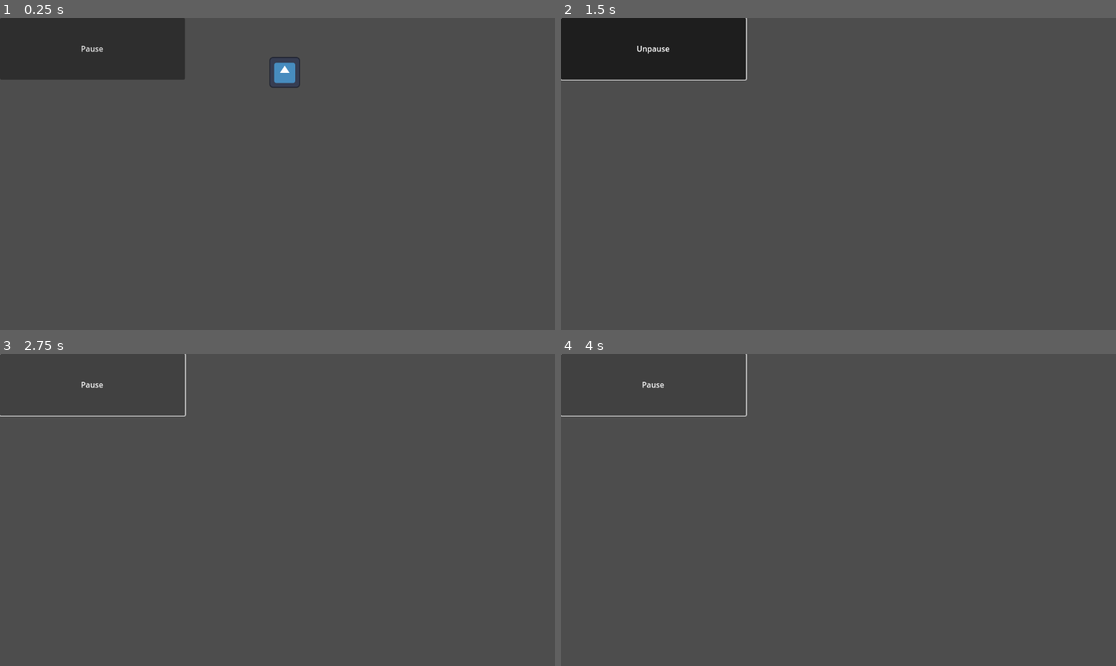
Above: before the commit, frames 1-4 (two rows, left to right).
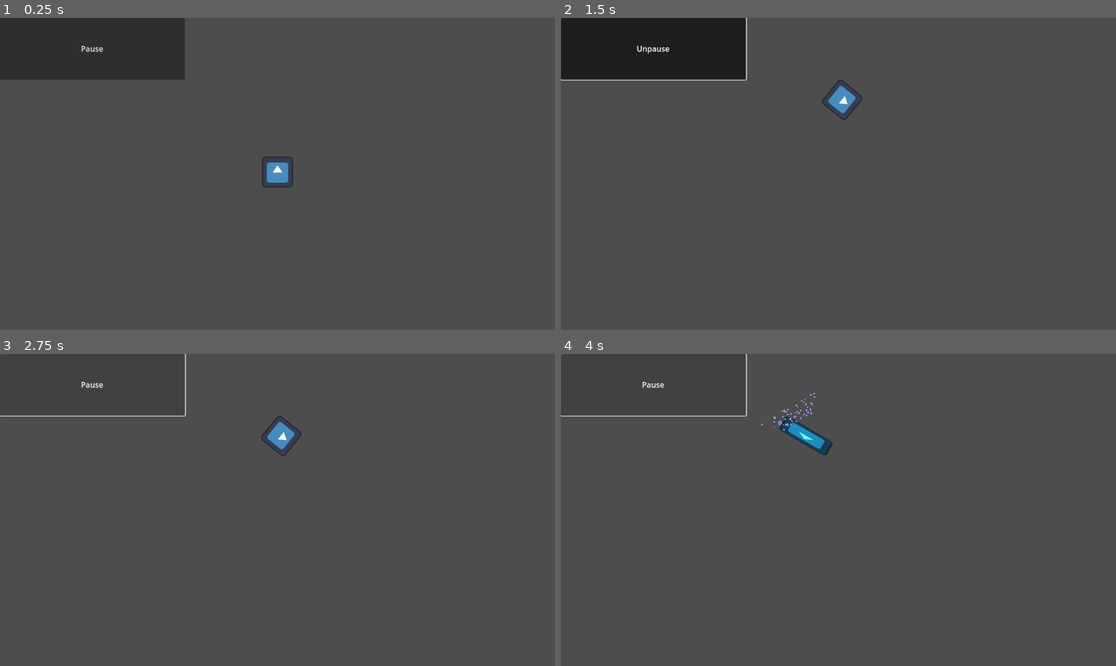
Above: after the commit, the same moments.

Repository: hotcat190/learning-godot
Game: Godot game, scene res://root.tscn
Two runs of this game, one before a commit and one after it. Both use one fixed random seed, a clock stepped at 60 frames per second and the inputs below. The engine's default icon, where the game draws it, is replaced by a stand-in: a white triangle on a blue panel in a dark square.
Inputs:
- Up to frame 1 (0.25 s): no input
- Up to frame 2 (1.5 s): tap Enter at 0.5 s; hold D (move_right) 0.53-1.25 s; hold Shift (dash) 0.53-1.25 s; click "Pause" at 1.25 s
- Up to frame 3 (2.75 s): click "Unpause" at 2 s
- Up to frame 4 (4 s): hold S (move_down) 2.78-3.53 s; tap Shift (dash) at 2.85 s; hold D (move_right) from 3.53 s (still down); hold Shift (dash) from 3.53 s (still down)

The runs differ from the first frame. In frame 1, 0.7% of the frame differs, in the area x 47-55%, y 12-55%; in frame 2, 0.3%; in frame 3, 0.3%; in frame 4, 0.6%.

Commit message:
update collision and refactor animation

Diff:
--- /dev/null
+++ b/Dash.gd
@@ -0,0 +1,13 @@
+extends Node2D
+
+func _on_player_dash():
+	#Play animations
+	$AnimationPlayer.play("new_animation")
+	$explosion.play("explosion_fade_out")
+	$explodinghead.emitting = true
+
+	#Play sound
+	$AudioStreamPlayer.playing = true
+
+	#Start cooldown timer
+	$DashCooldownTimer.start(-1)
--- a/Player.gd
+++ b/Player.gd
@@ -1,20 +1,20 @@
-extends Area2D
+extends CharacterBody2D
 
-const angular_speed = PI
+signal dash
 
-@export var speed = 400
+const ANGULAR_SPEED = PI
+const DASH_MULTIPLIER: int = 25
+
+@export var speed = 6
 
 @onready
-var dash_cooldown:Timer = get_node("DashCooldownTimer")
+var dash_cooldown:Timer = get_node("Dash/DashCooldownTimer")
 
 func _ready():
 	dash_cooldown.timeout.connect(_on_timer_timeout)
 
 func _on_timer_timeout():
 	dash_cooldown.stop()
-
-func _on_button_pressed():
-	set_process(not is_processing())
 
 func _process(delta):
 	var direction = 0
@@ -23,26 +23,24 @@
 	if Input.is_action_pressed("move_right"):
 		direction = 1
 
-	rotation += angular_speed * direction * delta
+	rotation += ANGULAR_SPEED * direction * delta
 
-	var velocity = Vector2.ZERO
+	var distance = Vector2.ZERO
 	if Input.is_action_pressed("move_up"):
-		velocity = Vector2.UP.rotated(rotation) * speed
+		distance = Vector2.UP.rotated(rotation) * speed
 
 	if Input.is_action_pressed("move_down"):
-		velocity = - Vector2.UP.rotated(rotation) * speed
+		distance = - Vector2.UP.rotated(rotation) * speed
 
 	if Input.is_action_pressed("dash"):
 		if (dash_cooldown.is_stopped()):
-			$explodinghead.emitting = true
-			$AudioStreamPlayer.playing = true
-			$AnimationPlayer.play("new_animation")
-			$explosion.play("explosion_fade_out")
-			velocity = Vector2.UP.rotated(rotation) * speed * 40
+			distance = Vector2.UP.rotated(rotation) * speed * DASH_MULTIPLIER
 			if Input.is_action_pressed("move_down"):
-				velocity = - velocity
-			dash_cooldown.start(-1)
-	position += velocity * delta
+				distance = - distance
+			dash.emit()
+
+	move_and_collide(distance)
+
 
 func _on_pause_button_toggled(toggled_on):
 	set_process(not is_processing())
--- a/root.tscn
+++ b/root.tscn
@@ -1,12 +1,31 @@
-[gd_scene load_steps=15 format=3 uid="uid://c25v2hje7dvyv"]
+[gd_scene load_steps=19 format=3 uid="uid://c25v2hje7dvyv"]
 
 [ext_resource type="Script" path="res://Root.gd" id="1_v381l"]
 [ext_resource type="Script" path="res://Player.gd" id="2_s7pj8"]
 [ext_resource type="Texture2D" uid="uid://bg7iy5wb4x5ci" path="res://icon.svg" id="3_tlh6n"]
+[ext_resource type="Script" path="res://Dash.gd" id="4_2wvdp"]
 [ext_resource type="AudioStream" uid="uid://cgxw2px4d47c0" path="res://fart-with-reverb.mp3" id="4_3eh7k"]
+
+[sub_resource type="SegmentShape2D" id="SegmentShape2D_1d8bh"]
+b = Vector2(1152, 0)
+
+[sub_resource type="SegmentShape2D" id="SegmentShape2D_bk68m"]
+a = Vector2(1152, 0)
+b = Vector2(1152, 648)
+
+[sub_resource type="SegmentShape2D" id="SegmentShape2D_oen1m"]
+a = Vector2(1152, 648)
+b = Vector2(0, 648)
+
+[sub_resource type="SegmentShape2D" id="SegmentShape2D_yewli"]
+b = Vector2(0, 648)
 
 [sub_resource type="RectangleShape2D" id="RectangleShape2D_6y2t0"]
 size = Vector2(126, 126)
+
+[sub_resource type="Curve" id="Curve_y0vf0"]
+_data = [Vector2(0, 1), 0.0, 0.0, 0, 0, Vector2(0.996894, 0.164505), 0.0, 0.0, 0, 0]
+point_count = 2
 
 [sub_resource type="Animation" id="Animation_sfoha"]
 tracks/0/type = "value"
@@ -24,7 +43,7 @@
 tracks/1/type = "value"
 tracks/1/imported = false
 tracks/1/enabled = true
-tracks/1/path = NodePath("../explodinghead:color")
+tracks/1/path = NodePath("../Dash/explodinghead:color")
 tracks/1/interp = 1
 tracks/1/loop_wrap = true
 tracks/1/keys = {
@@ -32,6 +51,23 @@
 "transitions": PackedFloat32Array(1),
 "update": 0,
 "values": [Color(0, 0, 1, 1)]
+}
+
+[sub_resource type="Animation" id="Animation_hmen1"]
+resource_name = "explosion_fade_out"
+length = 0.5
+loop_mode = 2
+tracks/0/type = "value"
+tracks/0/imported = false
+tracks/0/enabled = true
+tracks/0/path = NodePath("../Dash/explodinghead:color")
+tracks/0/interp = 1
+tracks/0/loop_wrap = true
+tracks/0/keys = {
+"times": PackedFloat32Array(0, 0.5),
+"transitions": PackedFloat32Array(1, 1),
+"update": 0,
+"values": [Color(0, 0, 1, 1), Color(1, 1, 1, 1)]
 }
 
 [sub_resource type="Animation" id="Animation_rgis0"]
@@ -62,23 +98,6 @@
 "values": [Color(1, 1, 1, 1), Color(0, 0, 1, 1), Color(0, 1, 1, 1), Color(1, 1, 1, 1)]
 }
 
-[sub_resource type="Animation" id="Animation_hmen1"]
-resource_name = "explosion_fade_out"
-length = 0.5
-loop_mode = 2
-tracks/0/type = "value"
-tracks/0/imported = false
-tracks/0/enabled = true
-tracks/0/path = NodePath("../explodinghead:color")
-tracks/0/interp = 1
-tracks/0/loop_wrap = true
-tracks/0/keys = {
-"times": PackedFloat32Array(0, 0.5),
-"transitions": PackedFloat32Array(1, 1),
-"update": 0,
-"values": [Color(0, 0, 1, 1), Color(1, 1, 1, 1)]
-}
-
 [sub_resource type="AnimationLibrary" id="AnimationLibrary_4cwrj"]
 _data = {
 "RESET": SubResource("Animation_sfoha"),
@@ -94,7 +113,7 @@
 tracks/0/type = "value"
 tracks/0/imported = false
 tracks/0/enabled = true
-tracks/0/path = NodePath("explodinghead:color")
+tracks/0/path = NodePath("Dash/explodinghead:color")
 tracks/0/interp = 1
 tracks/0/loop_wrap = true
 tracks/0/keys = {
@@ -108,13 +127,6 @@
 _data = {
 "explosion_fade_out": SubResource("Animation_dbroo")
 }
-
-[sub_resource type="Curve" id="Curve_y0vf0"]
-_data = [Vector2(0, 1), 0.0, 0.0, 0, 0, Vector2(0.996894, 0.164505), 0.0, 0.0, 0, 0]
-point_count = 2
-
-[sub_resource type="RectangleShape2D" id="RectangleShape2D_6cnto"]
-size = Vector2(1152, 648)
 
 [node name="Root" type="Node"]
 script = ExtResource("1_v381l")
@@ -125,8 +137,25 @@
 toggle_mode = true
 text = "Pause"
 
-[node name="Player" type="Area2D" parent="."]
-position = Vector2(591, 113)
+[node name="PlayField2" type="Node2D" parent="."]
+
+[node name="PlayField" type="StaticBody2D" parent="PlayField2"]
+
+[node name="Top" type="CollisionShape2D" parent="PlayField2/PlayField"]
+shape = SubResource("SegmentShape2D_1d8bh")
+
+[node name="Right" type="CollisionShape2D" parent="PlayField2/PlayField"]
+shape = SubResource("SegmentShape2D_bk68m")
+
+[node name="Bottom" type="CollisionShape2D" parent="PlayField2/PlayField"]
+shape = SubResource("SegmentShape2D_oen1m")
+
+[node name="Left" type="CollisionShape2D" parent="PlayField2/PlayField"]
+shape = SubResource("SegmentShape2D_yewli")
+
+[node name="Player" type="CharacterBody2D" parent="."]
+position = Vector2(576, 320)
+motion_mode = 1
 script = ExtResource("2_s7pj8")
 
 [node name="PlayerSprite" type="Sprite2D" parent="Player"]
@@ -134,27 +163,13 @@
 texture = ExtResource("3_tlh6n")
 
 [node name="PlayerCollisionShape" type="CollisionShape2D" parent="Player"]
-visible = false
 scale = Vector2(0.5, 0.5)
 shape = SubResource("RectangleShape2D_6y2t0")
 
-[node name="DashCooldownTimer" type="Timer" parent="Player"]
-wait_time = 0.75
-
-[node name="AnimationPlayer" type="AnimationPlayer" parent="Player"]
-root_node = NodePath("../PlayerSprite")
-libraries = {
-"": SubResource("AnimationLibrary_4cwrj"),
-"new_library": SubResource("AnimationLibrary_2cxhk")
-}
-
-[node name="explosion" type="AnimationPlayer" parent="Player"]
-libraries = {
-"": SubResource("AnimationLibrary_nmp5u")
-}
-
-[node name="explodinghead" type="CPUParticles2D" parent="Player"]
-position = Vector2(-1, 3)
+[node name="Dash" type="Node2D" parent="Player"]
+script = ExtResource("4_2wvdp")
+
+[node name="explodinghead" type="CPUParticles2D" parent="Player/Dash"]
 scale = Vector2(10, 2)
 emitting = false
 amount = 60
@@ -171,16 +186,26 @@
 scale_amount_curve = SubResource("Curve_y0vf0")
 color = Color(0, 0, 1, 1)
 
-[node name="AudioStreamPlayer" type="AudioStreamPlayer" parent="Player"]
+[node name="DashCooldownTimer" type="Timer" parent="Player/Dash"]
+wait_time = 0.75
+
+[node name="AnimationPlayer" type="AnimationPlayer" parent="Player/Dash"]
+root_node = NodePath("../../PlayerSprite")
+libraries = {
+"": SubResource("AnimationLibrary_4cwrj"),
+"new_library": SubResource("AnimationLibrary_2cxhk")
+}
+
+[node name="explosion" type="AnimationPlayer" parent="Player/Dash"]
+root_node = NodePath("../..")
+libraries = {
+"": SubResource("AnimationLibrary_nmp5u")
+}
+
+[node name="AudioStreamPlayer" type="AudioStreamPlayer" parent="Player/Dash"]
 stream = ExtResource("4_3eh7k")
 volume_db = -21.595
 
-[node name="PlayField" type="StaticBody2D" parent="."]
-visible = false
-
-[node name="PlayFieldCollisionShape" type="CollisionShape2D" parent="PlayField"]
-position = Vector2(576, 324)
-shape = SubResource("RectangleShape2D_6cnto")
-
 [connection signal="toggled" from="PauseButton" to="." method="_on_pause_button_toggled"]
 [connection signal="toggled" from="PauseButton" to="Player" method="_on_pause_button_toggled"]
+[connection signal="dash" from="Player" to="Player/Dash" method="_on_player_dash"]
